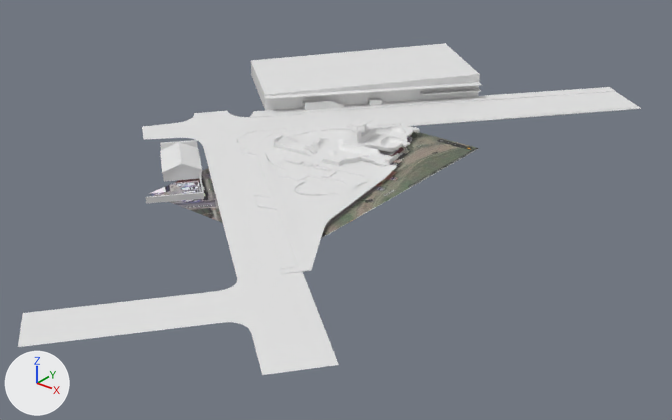
A saved change to the Blender file Models/Coffs-Harbor_Main.blend.
Both versions are drawn from a 50 mm camera at (201.0, -243.0, 135.0) aimed at (6.0, 0.0, -16.0). Arrows for +X, +Y and +Z are at lower left; the lights stay in place.

The scene before the commit, as lines of its bpy script (objects in view):
```python
me_cube_003 = bpy.data.meshes.new('Cube.003')
me_cube_003.from_pydata(...)  # 322 vertices, 320 faces; spans x -12.6..9.3, y -8.2..5.8, z -3.2..3.3
me_plane_002 = bpy.data.meshes.new('Plane.002')
me_plane_002.from_pydata(...)  # 3345 vertices, 3201 faces; spans x -1.1..15.3, y -4.9..19.8, z 0.0..2.0
me_plane_002.polygons.foreach_set('use_smooth', [True] * 3201)
me_plane_040 = bpy.data.meshes.new('Plane.040')
me_plane_040.from_pydata(...)  # 12 vertices, 6 faces; spans x -31.3..35.9, y -40.4..16.6, z 0.0..0.6
me_plane_040.polygons.foreach_set('use_smooth', [True] * 6)
ob_bigbowl = bpy.data.objects.new('BigBowl', me_plane_002)
ob_bigbowl.location = (-1.8, 25.9, 0.0)
ob_bigbowl.rotation_euler = (0.0, 0.0, 0.169)  # degrees (0, 0, 9.7)
ob_building_yellowbrick = bpy.data.objects.new('Building_YellowBrick', me_cube_003)
ob_building_yellowbrick.parent = ob_building_yewllowbrick_parent
ob_building_yellowbrick.matrix_parent_inverse = Matrix(((1.0, 0.0, 0.0, 40.29), (0.0, 1.0, 0.0, 32.82), (0.0, 0.0, 1.0, -4.747), (0.0, 0.0, 0.0, 1.0)))
ob_building_yellowbrick.location = (-38.57, -32.75, 1.502)
ob_building_yellowbrick.rotation_euler = (0.0, 0.0, -0.698)  # degrees (0, 0, -40)
ob_plane_028 = bpy.data.objects.new('Plane.028', me_plane_040)
ob_plane_028.location = (3.3, -16.4, -0.6)
_m = ob_plane_028.modifiers.new('Subdivision', 'SUBSURF')
_m.subdivision_type = 'SIMPLE'
_m.levels = 3
# also in view: 'Plane.014' at (3.0, -24.0, 0.0); 'Plane.034' at (-1.0, 5.0, 0.0); 'Plane.029' at (-45.0, 83.0, 5.0); 'Plane.038' at (-6.0, 87.0, 0.0); 'Plane.018' at (14.0, 66.0, 0.0)
```
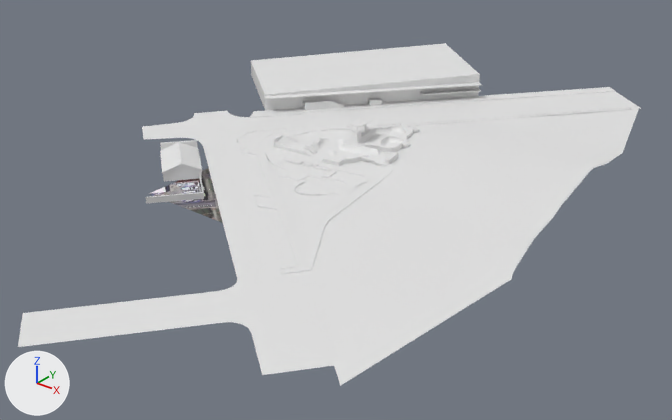
Edits to the scene script, one JSON object a line:
```json
{"op": "add", "block": "me_plane_020", "code": ["me_plane_020 = bpy.data.meshes.new('Plane.020')", "me_plane_020.from_pydata(...)  # 687 vertices, 629 faces; spans x -12.0..76.0, y -131.0..103.0, z -2.0..0.0", "me_plane_020.polygons.foreach_set('use_smooth', [True] * 629)"]}
{"op": "add", "block": "ob_plane_040", "code": ["ob_plane_040 = bpy.data.objects.new('Plane.040', me_plane_020)", "ob_plane_040.location = (11.9, 21.8, 0.9)", "ob_plane_040.rotation_euler = (0.0, 0.0, 0.14)  # degrees (0, 0, 8)"]}
```

Location of each change, [x1, y1, x2, y2] in pixels of the pictures (672 x 420 px):
```json
{"object": "Plane.040", "change": "added", "after": [303, 109, 639, 386]}
{"object": "SatView", "change": "unchanged, covered by the edit", "before": [149, 132, 479, 238], "after": [149, 168, 223, 223]}
```
